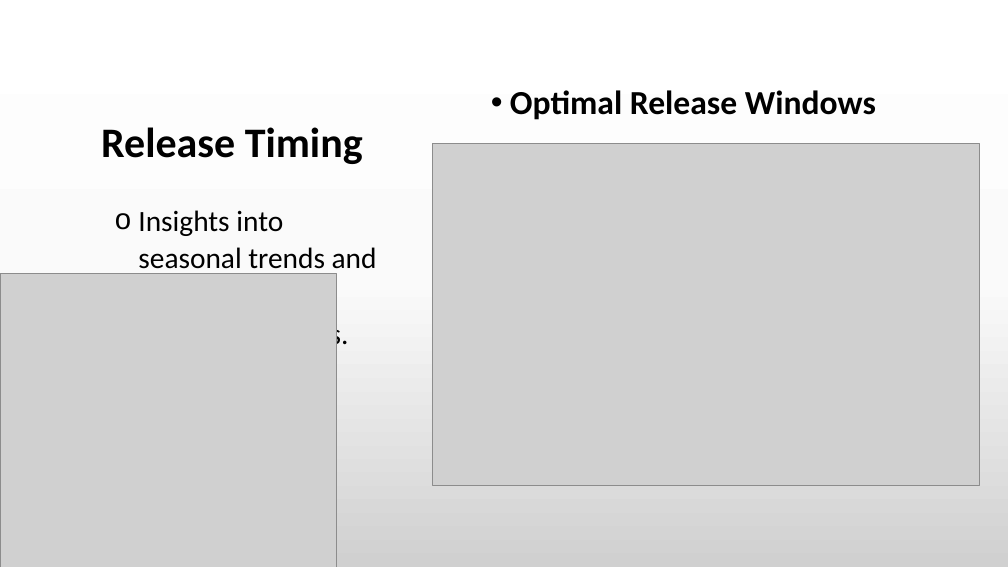
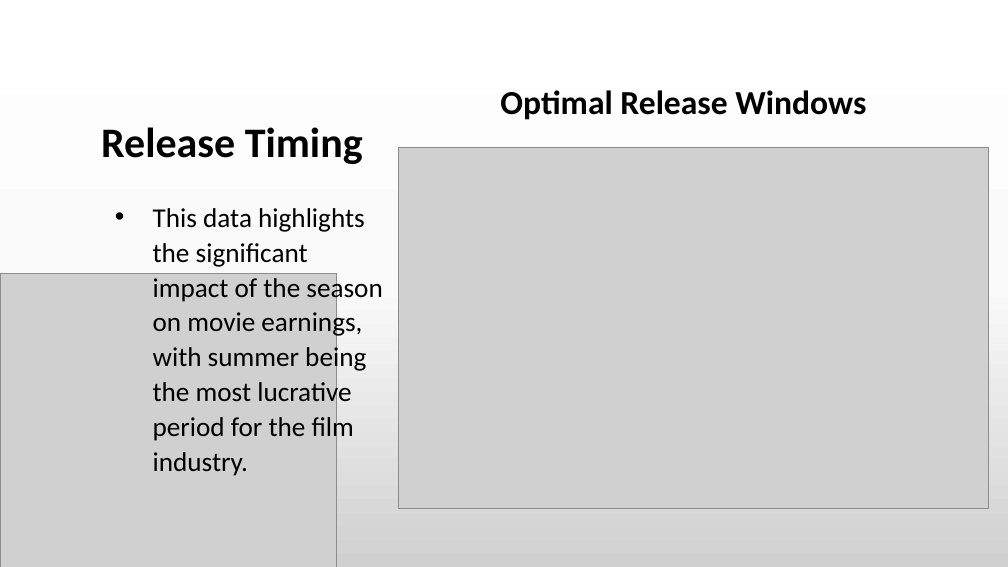
Before and after one commit to Day-hue/phase-2-project, a slide deck: slide 11 of Strategic Insights for Film Studio Success.pptm. Drawn at 1008x567 pixels with LibreOffice and Linux fonts; fonts in the diff are those of the drawing; grey boxes stand for pictures. Boxes give left, top, right and bottom in pixels: in the first picture for what was removed or moved away, otherwise in the second. Text is boxed around its words. In the diff, an @@ line names an element or a change of style, - is before the commit and + after.

```diff
--- a/Strategic Insights for Film Studio Success.pptm
+++ b/Strategic Insights for Film Studio Success.pptm
@@ text "Optimal Release Windows" at (500,90,866,120): bullet • to none @@
@@ picture: place and size @@
-picture at (433,144,980,485)
+picture at (399,147,988,508)
@@ text at (153,208,382,476): text changed; size 28 to 25.9 pt @@
-  o Insights into seasonal trends and high-revenue months/quarters.
+  • This data highlights the significant impact of the season on movie earnings, with summer being the most lucrative period for the film industry.
```
Also in this commit, not shown: 5 other slides changed, 3 other files.
